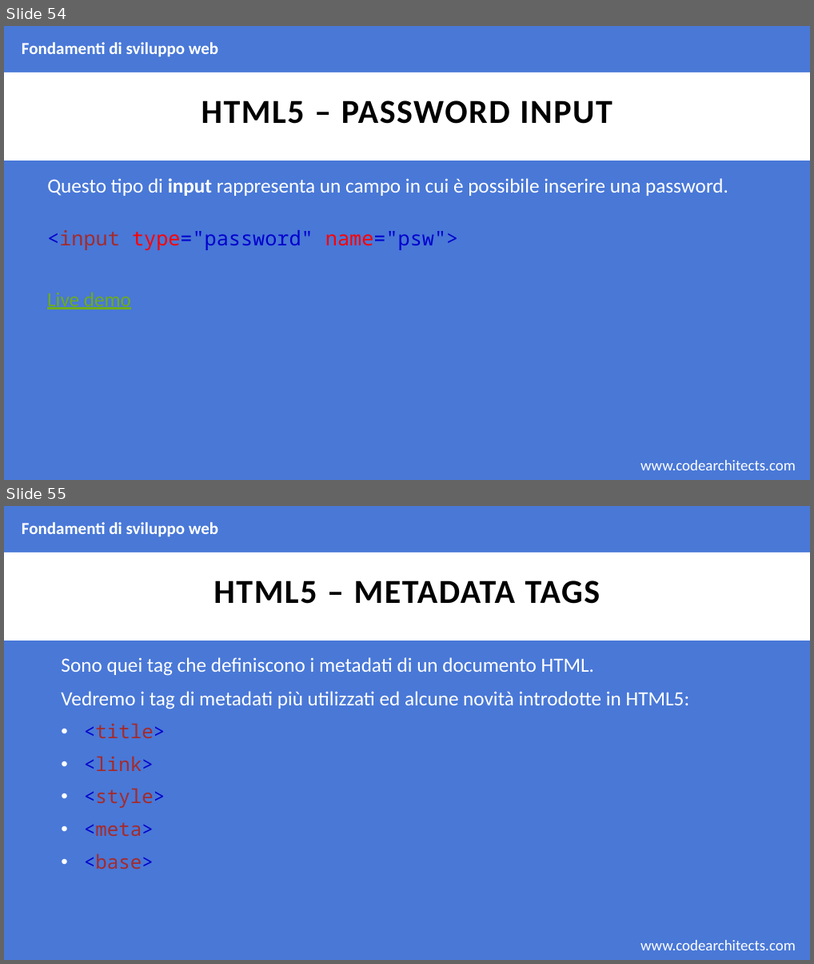
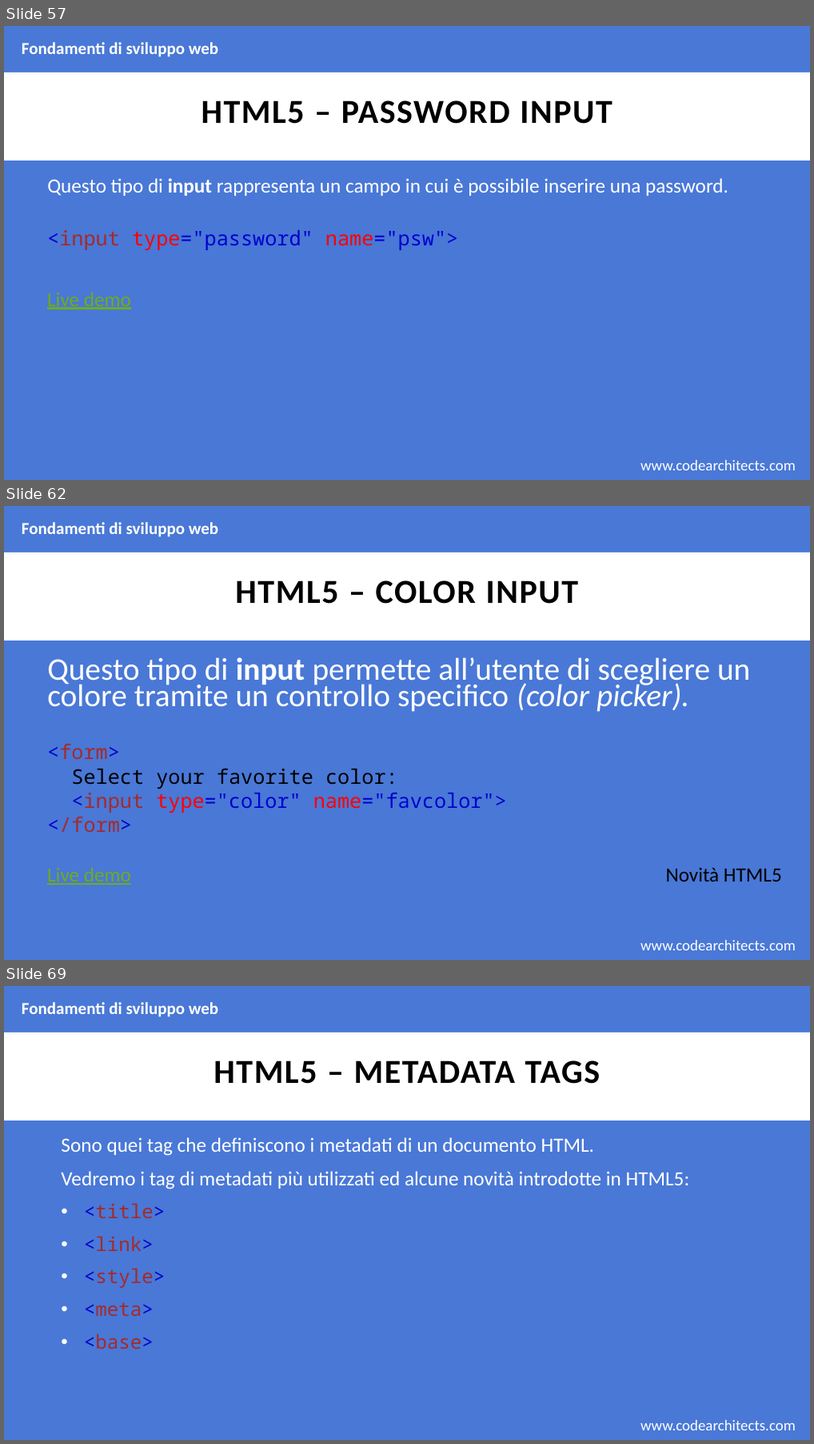
Before and after one commit to CodeArchitectsTraining/fondamenti-sviluppo-web-29052018, a slide deck: slides/html.pptx. Shown one above the other, each under a label of ours: slides 54 and 55 before the commit, slides 57, 62 and 69 after it; the slides between them are not shown. The pictures are 814x964 and 814x1444 pixels, drawn with LibreOffice and Linux fonts; fonts in the diff are those of the drawing; background and template pictures are left out. Boxes give left, top, right and bottom in pixels: in the first picture for what was removed or moved away, otherwise in the second. Text is boxed around its words. In the diff, an @@ line names an element or a change of style, - is before the commit and + after.

Commit message:
completed html, needs revision

```diff
--- a/slides/html.pptx
+++ b/slides/html.pptx
@@ slide 62 added at (x1=4, y1=506, x2=810, y2=960), background #4978D7; not listed: 2 template elements that a slide beside it also shows @@
@@ text added at (x1=22, y1=522, x2=218, y2=537), 20 pt, text #FFFFFF, bold @@
+Fondamenti di sviluppo web
@@ title added at (x1=235, y1=580, x2=578, y2=604), 40 pt, text #000000, bold @@
+HTML5 – COLOR INPUT
@@ text added at (x1=47, y1=657, x2=750, y2=712), 37.5 pt, text #FFFFFF @@
+Questo tipo di input permette all’utente di scegliere un colore tramite un controllo specifico (color picker).
@@ text added at (x1=47, y1=743, x2=507, y2=832), 24 pt, text #0000CD @@
+<form>
+Select your favorite color:
+<input type="color" name="favcolor">
+</form>
@@ text added at (x1=47, y1=867, x2=131, y2=884), 24 pt, text #6EAC1C, underline @@
+Live demo
@@ text added at (x1=666, y1=867, x2=782, y2=881), 24 pt, text #000000 @@
+Novità HTML5
@@ what was slide 54 is now slide 57 @@
@@ what was slide 55 is now slide 69 @@
```
Also in this commit, not shown: 1 slide changed, 18 other slides added, 1 other file.
